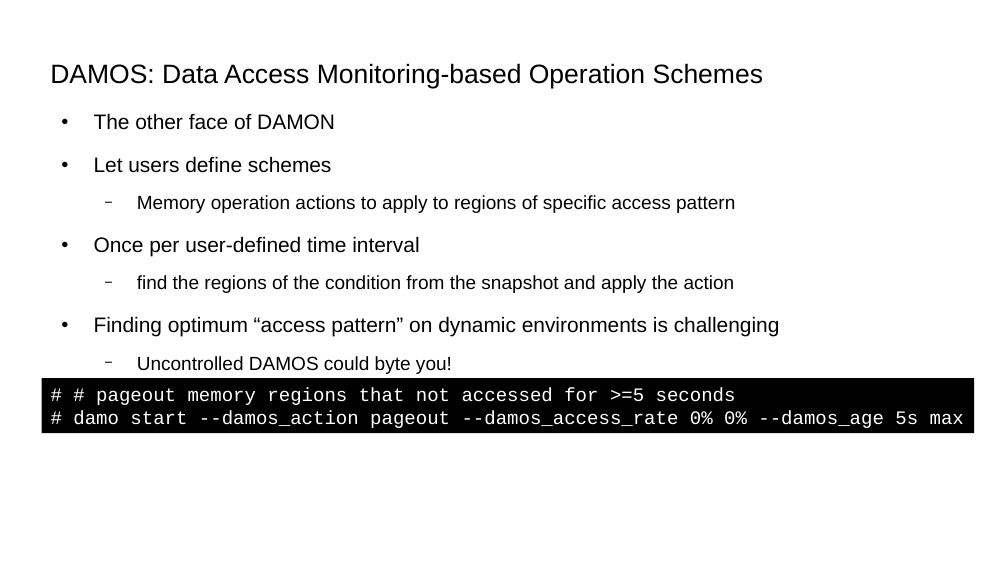
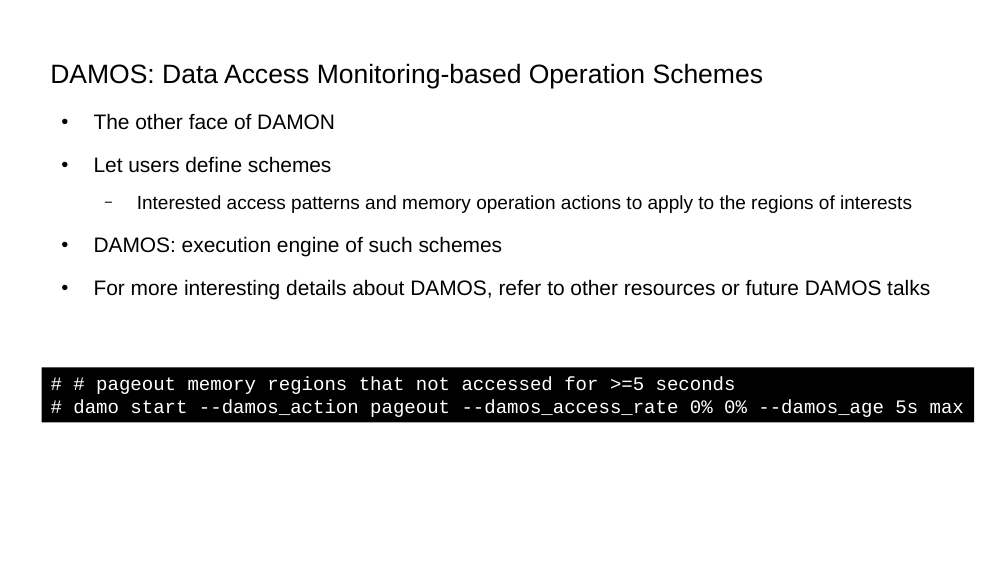
Before and after one commit to damonitor/talks, a slide deck: slide 61 of 2025/kernel_recipes/damon_kernel_recipes2025.odp (slide 58 before the commit). Drawn at 1008x567 pixels with LibreOffice and Linux fonts; fonts in the diff are those of the drawing. Boxes give left, top, right and bottom in pixels: in the first picture for what was removed or moved away, otherwise in the second. Text is boxed around its words. In the diff, an @@ line names an element or a change of style, - is before the commit and + after.

```diff
--- a/2025/kernel_recipes/damon_kernel_recipes2025.odp
+++ b/2025/kernel_recipes/damon_kernel_recipes2025.odp
@@ text at [94, 195, 930, 299]: text changed; size 15 to 16.5 pt @@
-  − Memory operation actions to apply to regions of specific access pattern
-● Once per user-defined time interval
-  − find the regions of the condition from the snapshot and apply the action
-● Finding optimum “access pattern” on dynamic environments is challenging
-  − Uncontrolled DAMOS could byte you!
+  − Interested access patterns and memory operation actions to apply to the regions of interests
+● DAMOS: execution engine of such schemes
+● For more interesting details about DAMOS, refer to other resources or future DAMOS talks
@@ rectangle "# # pageout memory regions ...": place and size @@
-rectangle "# # pageout memory regions ..." at [42, 379, 975, 434]
+rectangle "# # pageout memory regions ..." at [42, 368, 975, 423]
```
Also in this commit, not shown: 28 other slides changed, 5 slides added, 1 slide removed, 1 other file.
